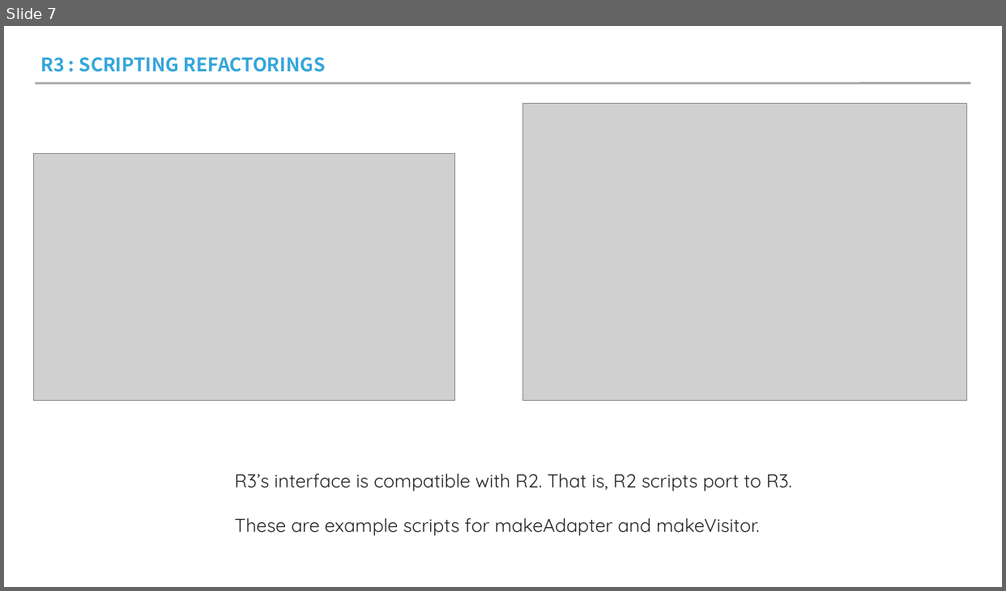
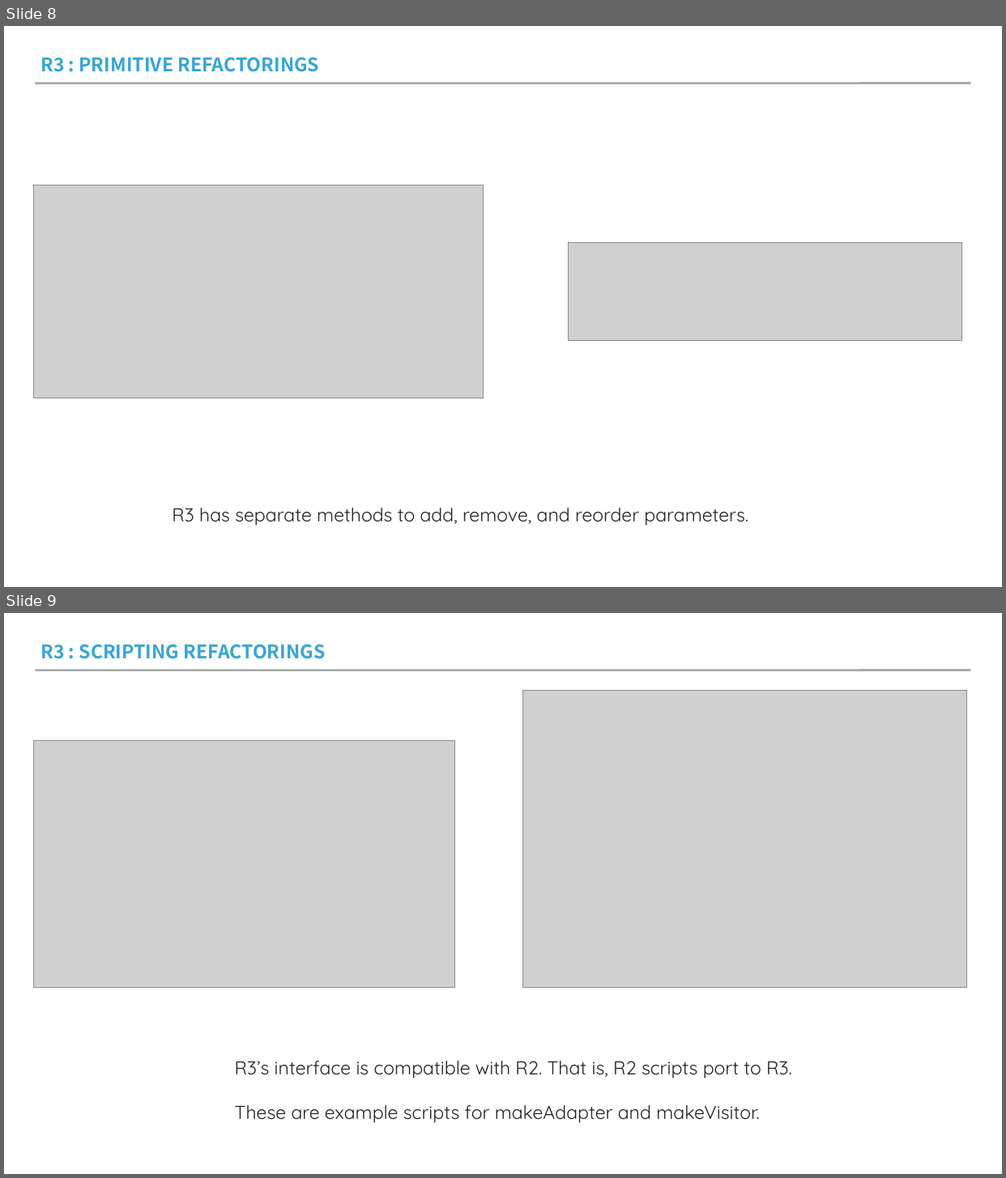
Before and after one commit to kevin-collins/1, a slide deck: 期末作业/面向对象.pptx. Shown one above the other, each under a label of ours: slide 7 before the commit, slides 8 and 9 after it. The pictures are 1006x591 and 1006x1178 pixels, drawn with LibreOffice and Linux fonts; fonts in the diff are those of the drawing; grey boxes stand for pictures. Boxes give left, top, right and bottom in pixels: in the first picture for what was removed or moved away, otherwise in the second. Text is boxed around its words. In the diff, an @@ line names an element or a change of style, - is before the commit and + after.

```diff
--- a/期末作业/面向对象.pptx
+++ b/期末作业/面向对象.pptx
@@ slide 8 added at box(4, 26, 1002, 587), background #FFFFFF; not listed: 1 template element that a slide beside it also shows @@
@@ text added at box(40, 57, 319, 72), 18 pt, text #34A5DA, bold @@
+R3 : PRIMITIVE REFACTORINGS
@@ picture added at box(33, 186, 484, 398) @@
@@ picture added at box(569, 243, 962, 340) @@
@@ text added at box(172, 508, 748, 526), 18 pt, text #222222 @@
+R3 has separate methods to add, remove, and reorder parameters.
@@ what was slide 7 is now slide 9 @@
```
Also in this commit, not shown: 8 slides changed, 2 other slides added, 2 slides removed, 41 other files.
